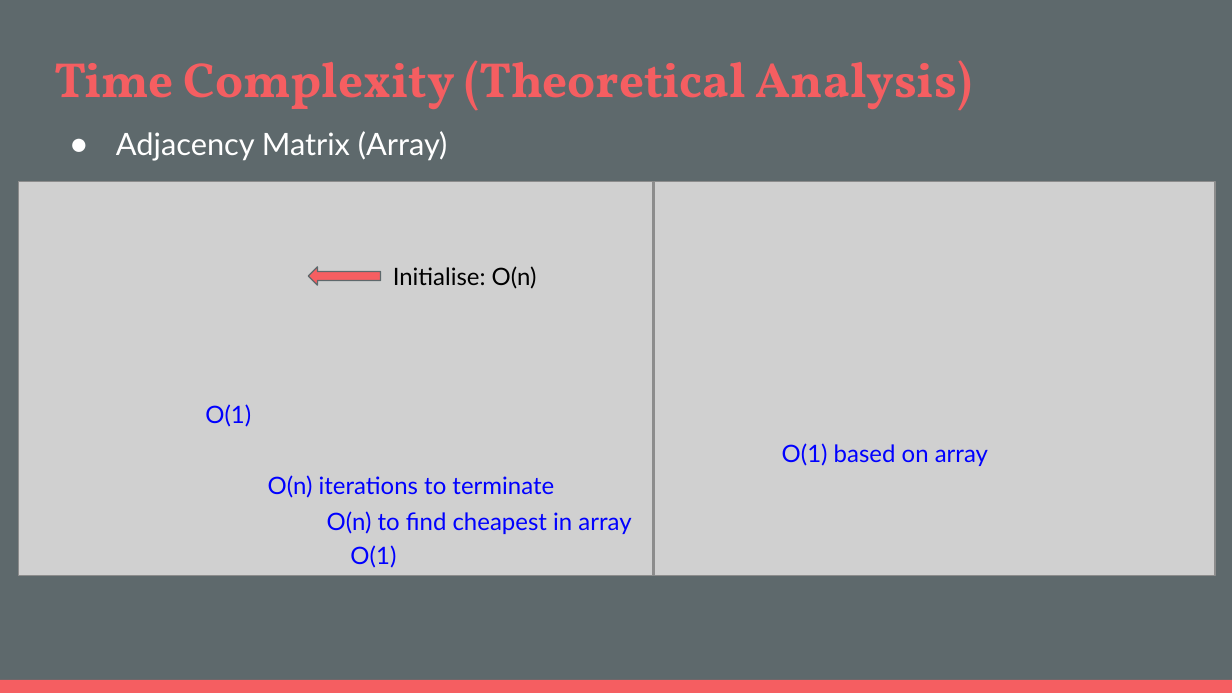
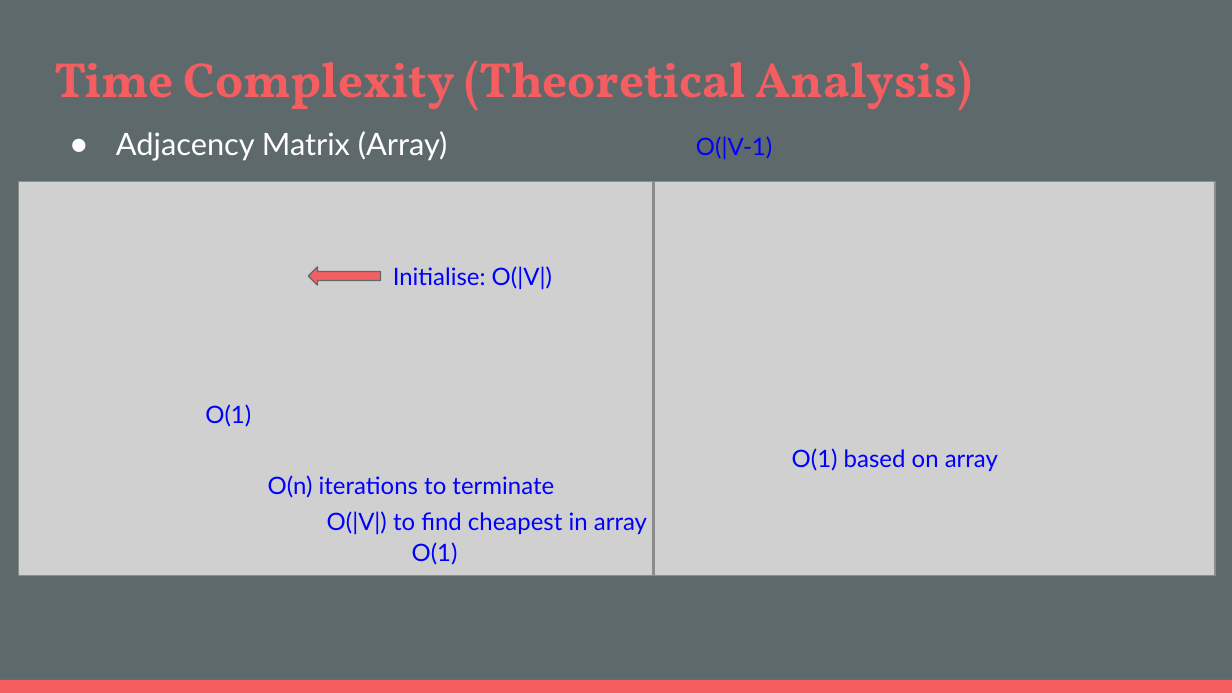
Before and after one commit to marcushooi/SC2001-Algorithm-Design-And-Analysis, a slide deck: slide 4 of Project 2/References/Slides/Project 2- another group.pptx. Drawn at 1232x693 pixels with LibreOffice and Linux fonts; fonts in the diff are those of the drawing; grey boxes stand for pictures. Boxes give left, top, right and bottom in pixels: in the first picture for what was removed or moved away, otherwise in the second. Text is boxed around its words. In the diff, an @@ line names an element or a change of style, - is before the commit and + after.

```diff
--- a/Project 2/References/Slides/Project 2- another group.pptx
+++ b/Project 2/References/Slides/Project 2- another group.pptx
@@ text added at <box>696,136,772,159</box>, 14 pt, text #0000FF @@
+O(|V-1)
@@ text at <box>393,266,552,289</box>: text changed; text colour #000000 to #0000FF @@
-Initialise: O(n)
+Initialise: O(|V|)
@@ text "O(1) based on array": place and size @@
-text "O(1) based on array" at <box>782,443,988,466</box>
+text "O(1) based on array" at <box>792,448,998,471</box>
@@ text at <box>327,511,647,534</box>: text changed @@
-O(n) to find cheapest in array
+O(|V|) to find cheapest in array
@@ text "O(1)": place and size @@
-text "O(1)" at <box>350,545,396,568</box>
+text "O(1)" at <box>412,542,458,565</box>
```
Also in this commit, not shown: 4 other slides changed, 1 other file.
